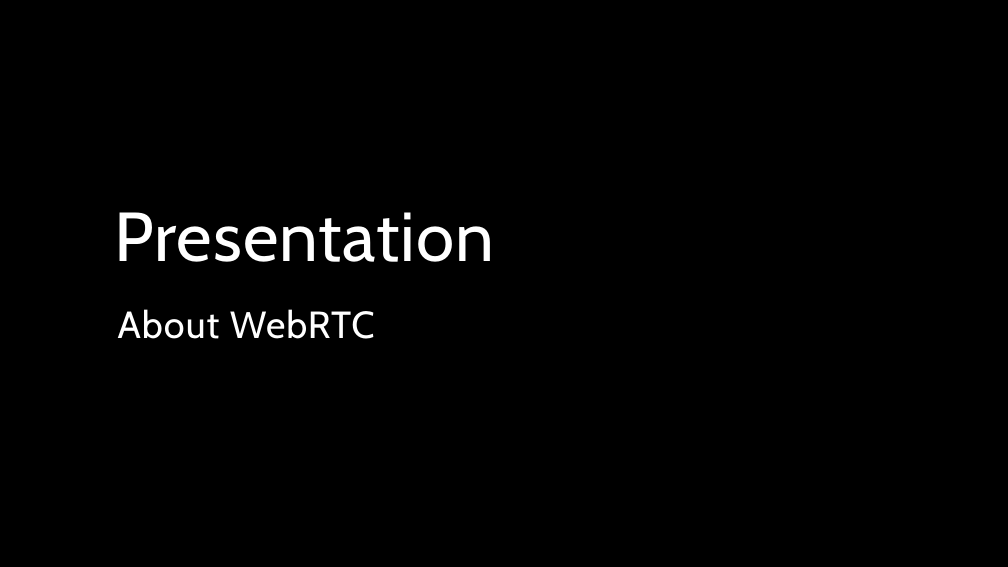
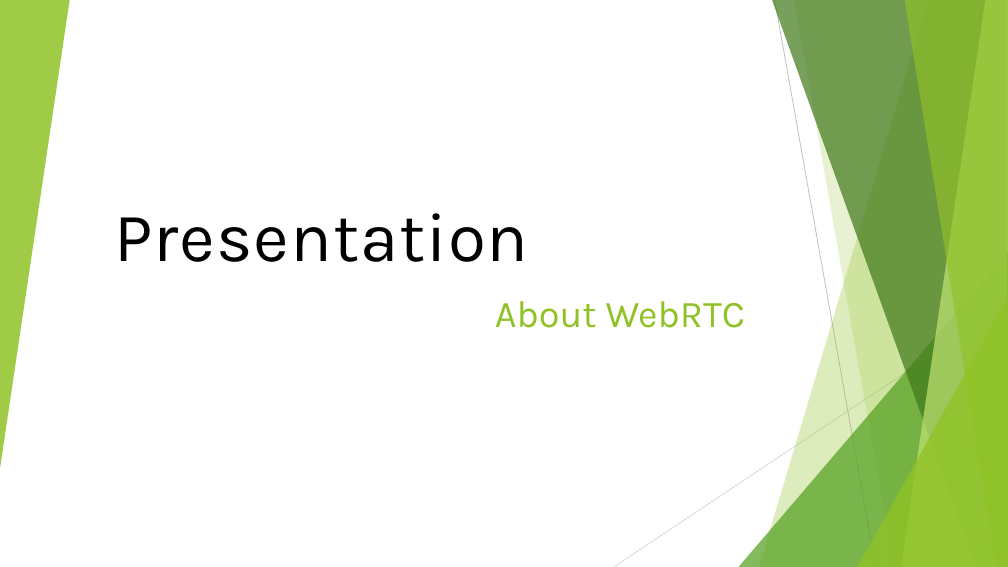
Before and after one commit to musarratChowdhury/ASPNETWEBRTC_PROJECT, a slide deck: slide 1 of Presentation/About WebRTC.pptx. Drawn at 1008x567 pixels with LibreOffice and Linux fonts; fonts in the diff are those of the drawing; background and template pictures are left out. Boxes give left, top, right and bottom in pixels: in the first picture for what was removed or moved away, otherwise in the second. Text is boxed around its words. In the diff, an @@ line names an element or a change of style, - is before the commit and + after.

```diff
--- a/Presentation/About WebRTC.pptx
+++ b/Presentation/About WebRTC.pptx
@@ background picture (left out) to #FFFFFF @@
@@ group added at bbox=[0, 0, 1008, 567]: 5 freeform shapes, 3 triangles, 2 lines @@
@@ text "Presentation" at bbox=[115, 213, 529, 262]: font Cabin to Karla, text colour #FFFFFF to #000000 @@
@@ title "About WebRTC" at bbox=[495, 301, 746, 328]: font Cabin to Karla, text colour #FFFFFF to #90C226, letter spacing 1 to 0 pt; alignment left to right; line spacing 0.8 to 1 @@
```
Also in this commit, not shown: 16 other slides changed, 3 slides added, 1 slide removed.
